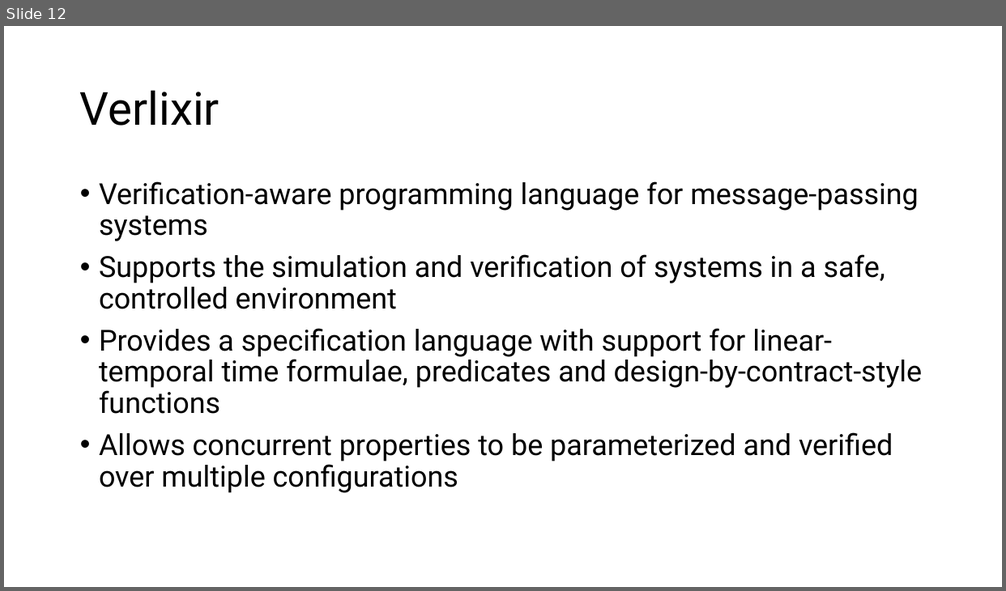
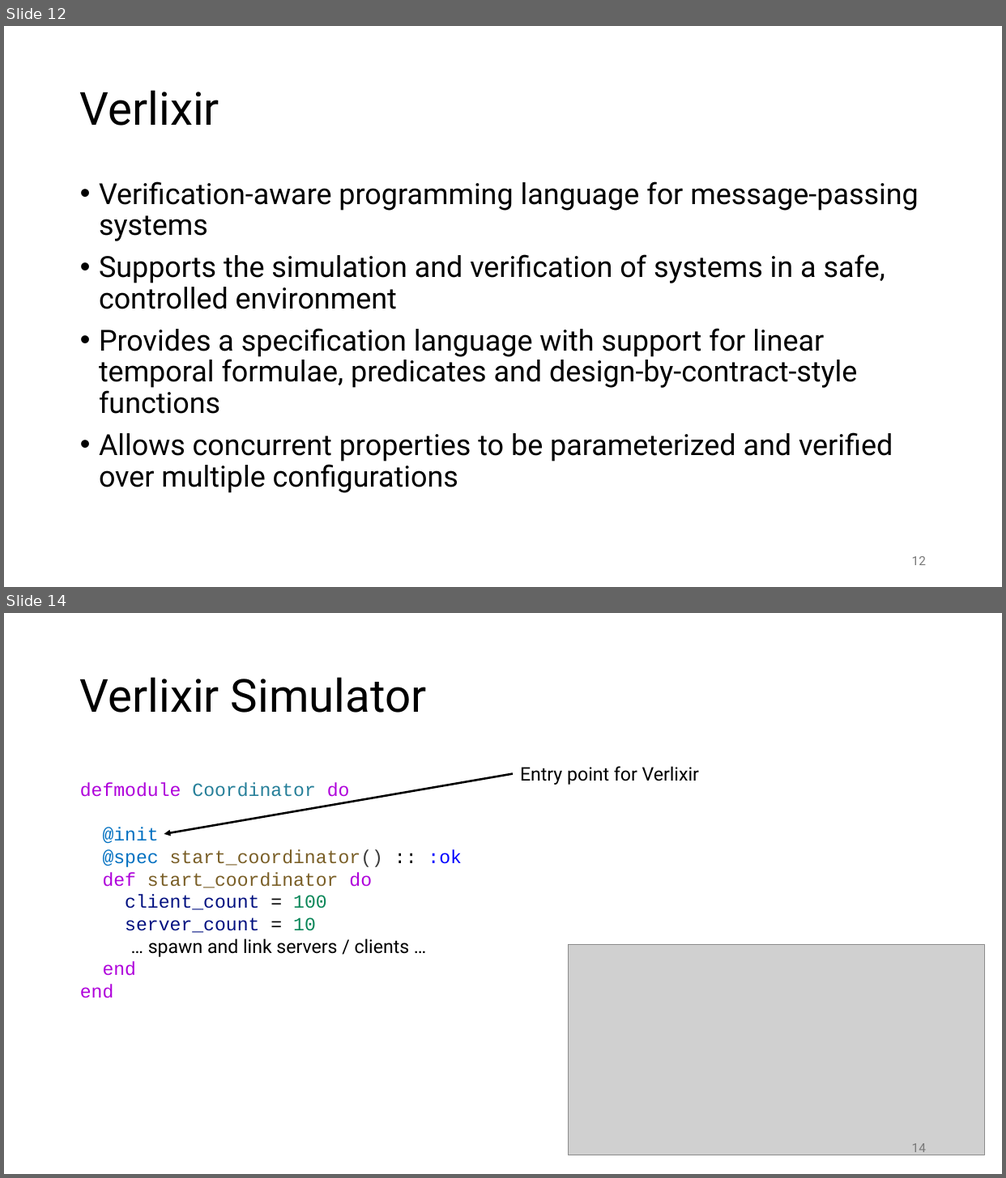
Before and after one commit to matt-neave/verificationAwareElixir, a slide deck: presentation/Verlixir Presentation.pptx. Shown one above the other, each under a label of ours: slide 12 before the commit, slides 12 and 14 after it; the slides between them are not shown. The pictures are 1006x591 and 1006x1178 pixels, drawn with LibreOffice and Linux fonts; fonts in the diff are those of the drawing; grey boxes stand for pictures. Boxes give left, top, right and bottom in pixels: in the first picture for what was removed or moved away, otherwise in the second. Text is boxed around its words. In the diff, an @@ line names an element or a change of style, - is before the commit and + after.

```diff
--- a/presentation/Verlixir Presentation.pptx
+++ b/presentation/Verlixir Presentation.pptx
@@ slide 14 added at [4,613,1002,1174], background #FFFFFF @@
@@ title added at [80,677,426,713], 44 pt, text #000000 @@
+Verlixir Simulator
@@ text added at [80,782,462,999], 18 pt, text #795E26 @@
+defmodule Coordinator do
+@init
+@spec start_coordinator() :: :ok
+def start_coordinator do
+client_count = 100
+server_count = 10
+… spawn and link servers / clients …
+end
+end
@@ arrow added from (513, 774) to (164, 834), #000000 2 pt @@
@@ text added at [520,766,699,785], 18 pt, text #000000 @@
+Entry point for Verlixir
@@ picture added at [569,944,985,1156] @@
@@ page number added at [912,1144,926,1157], 12 pt, text #797979 @@
+14
@@ slide 12 changed as well @@
@@ text at [99,328,857,414]: text changed @@
-• Provides a specification language with support for linear-temporal time formulae, predicates and design-by-contract-style functions
+• Provides a specification language with support for linear temporal formulae, predicates and design-by-contract-style functions
@@ page number added at [912,557,926,565], 12 pt, text #797979 @@
+12
```
Also in this commit, not shown: 15 other slides changed, 12 other slides added, 2 slides removed, 18 other files.
